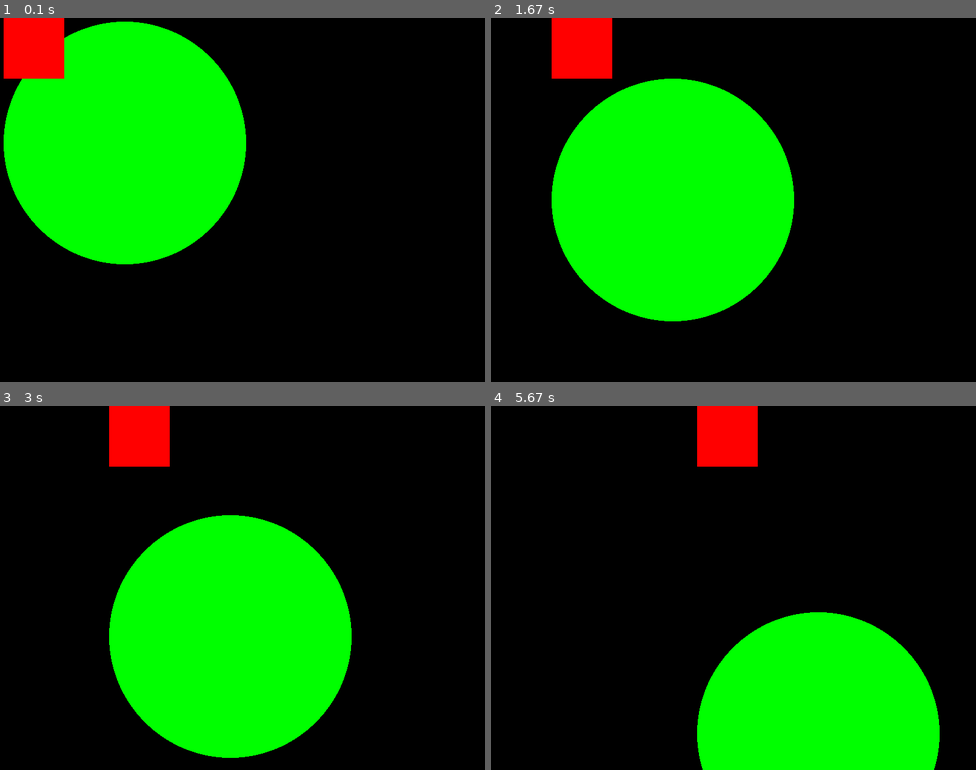
Above: before the commit, frames 1-4 (two rows, left to right).
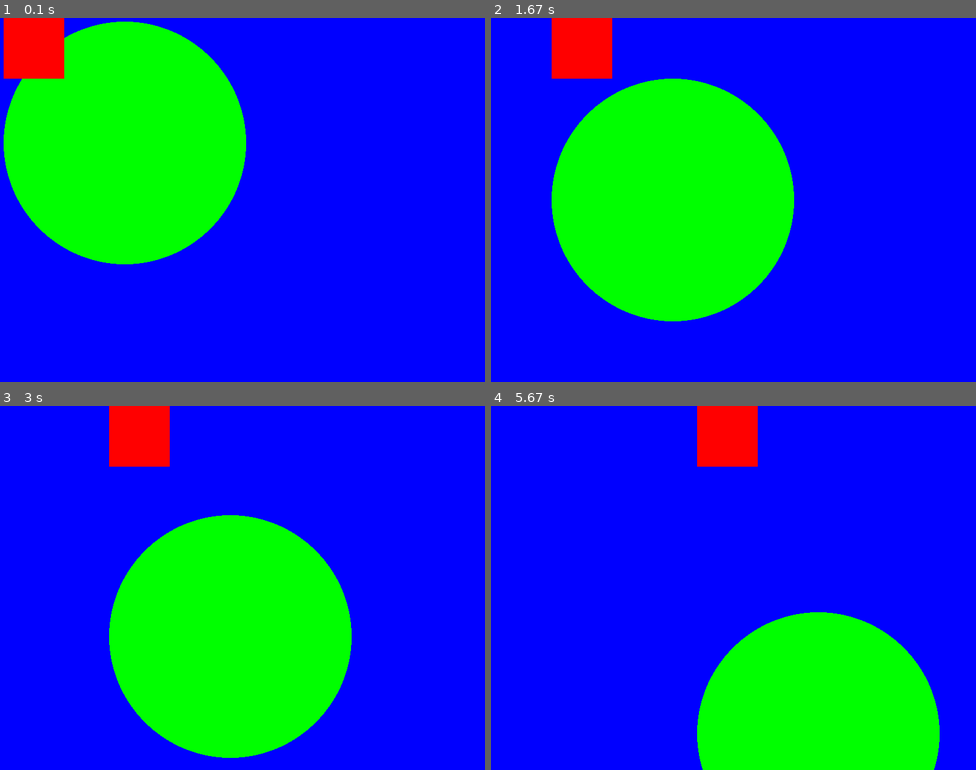
Above: after the commit, the same moments.

Repository: filet-minion/PygameFinalProjectTemplate
Game: pygame game, started from template.py
Same seed, same stepped clock (60 frames per second), same inputs: the game is played once before the commit and once after it.
Inputs:
- Up to frame 1 (0.1 s): no input
- Up to frame 2 (1.67 s): no input
- Up to frame 3 (3 s): no input
- Up to frame 4 (5.67 s): no input

The runs differ from the first frame. In frame 1, 72% of the frame differs, in the area x 0-100%, y 0-100%; in frame 2, 72%; in frame 3, 72%; in frame 4, 80%.

Commit message:
Added transparent background

Diff:
--- a/Circle.py
+++ b/Circle.py
@@ -4,8 +4,9 @@
 class Circle:
     def __init__(self, color, radius, x_pos=0, y_pos=0):
         # Creating the surface to draw on
-        self._surface = pygame.Surface((2 * radius, 2 * radius))
-        # Saving the radiuss
+        self._surface = pygame.Surface((2 * radius, 2 * radius), pygame.SRCALPHA)
+        self._surface = self._surface.convert_alpha()
+        # Saving the radius
         self._radius = radius
         # Saving the color
         self._color = color
@@ -40,7 +41,6 @@
     def set_radius(self, radius):
         '''Sets the radius of the circle'''
         self._radius = radius
-        self._surface = pygame.Surface((2 * radius, 2 * radius))
         self._update()
 
     def set_color(self, color):
@@ -50,4 +50,6 @@
 
 
     def _update(self):
+        self._surface = pygame.Surface((2 * self._radius, 2 * self._radius), pygame.SRCALPHA)
+        self._surface = self._surface.convert_alpha()
         pygame.draw.circle(self._surface, self._color, (self._radius, self._radius), self._radius)
--- a/template.py
+++ b/template.py
@@ -54,7 +54,7 @@
 
 
     # Clearing the screen
-    screen.fill("black")
+    screen.fill("blue")
 
     # DELETE THE CODE IN BETWEEN ---- AFTER YOU UNDERSTAND WHAT IT MEANS
     # -----
Not shown, changed: .gitignore
